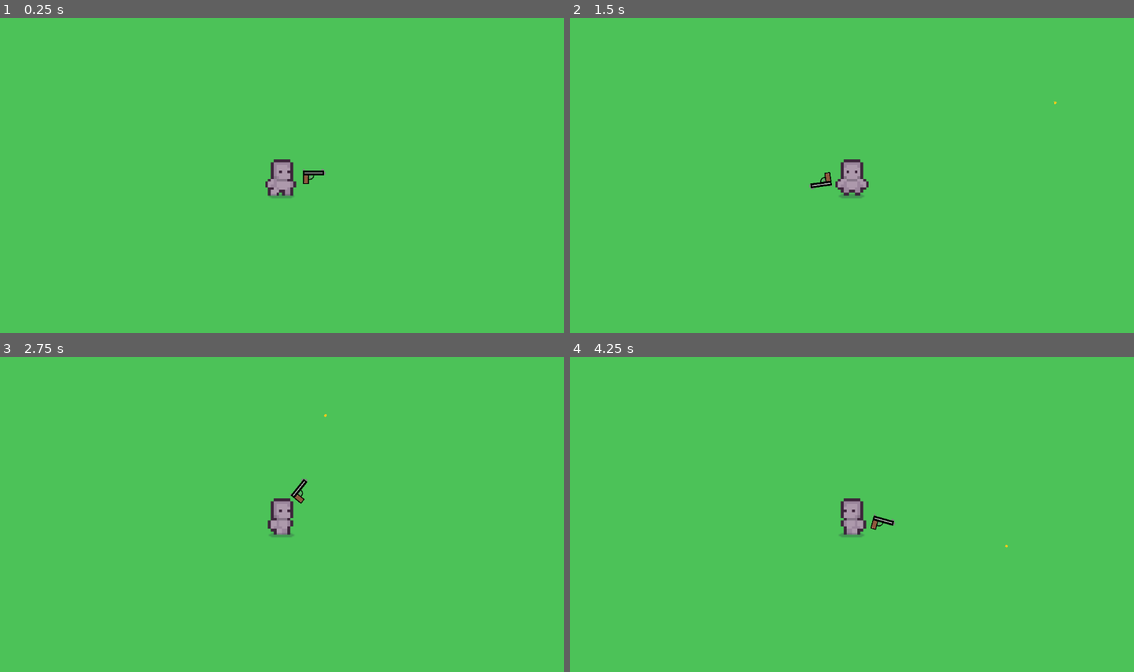
Above: before the commit, frames 1-4 (two rows, left to right).
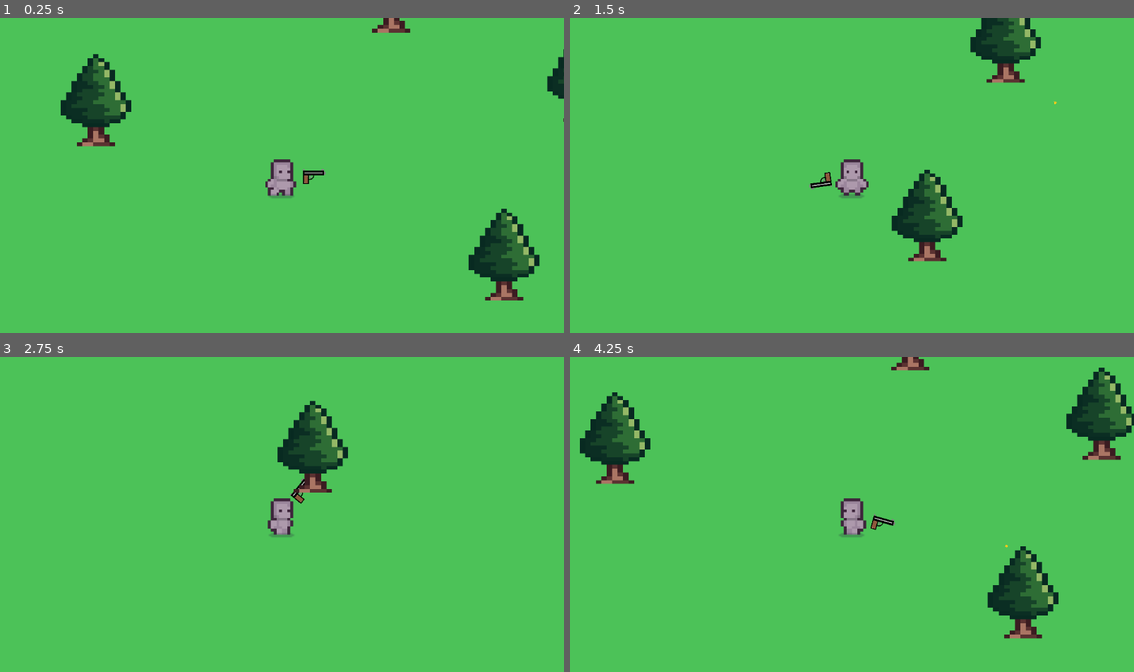
Above: after the commit, the same moments.

Repository: bryan-gagne-plante/BulletBallet
Game: Godot game, scene res://gameplay_scene.tscn
Same seed, same stepped clock (60 frames per second), same inputs: the game is played once before the commit and once after it.
Inputs (mouse positions are in pixels of both pictures, inside the frame that each line leads up to):
- Up to frame 1 (0.25 s): no input
- Up to frame 2 (1.5 s): tap Enter at 0.5 s; move the mouse to (976, 159) at 0.52 s; press the mouse at (976, 159) at 0.53 s; hold D (move_right) 0.53-1.28 s; move the mouse to (739, 191) at 1.27 s; release the mouse at (739, 191) at 1.28 s; hold S (move_down) from 1.28 s (still down); click (739, 191) at 1.35 s
- Up to frame 3 (2.75 s): move the mouse to (338, 445) at 2.02 s; release S (move_down) at 2.03 s; press the mouse at (338, 445) at 2.03 s; hold D (move_right) from 2.03 s (still down)
- Up to frame 4 (4.25 s): tap Space at 2.75 s; move the mouse to (823, 577) at 2.77 s; release D (move_right) at 2.78 s; release the mouse at (823, 577) at 2.78 s; hold W (move_up) 2.78-3.53 s; click (823, 577) at 2.85 s; move the mouse to (1021, 561) at 3.52 s; press the mouse at (1021, 561) at 3.53 s; hold A (move_left) from 3.53 s (still down)

The runs differ from the first frame. In frame 1, 4.8% of the frame differs, in the area x 10-100%, y 0-90%; in frame 2, 3.9%; in frame 3, 2.1%; in frame 4, 6.6%, in the area x 1-100%, y 0-90%.

Commit message:
Ajout generateur d'arbres

Diff:
--- /dev/null
+++ b/gameplay_scene.gd
@@ -0,0 +1,60 @@
+extends Node2D
+
+@export var number_of_trees = 50
+var tree = preload("res://tree.tscn")
+var tree_positions = PackedVector2Array()
+
+@export var grid_width = 4000
+@export var grid_height = 4000
+
+@export var min_distance_between_trees = 250
+
+var player
+
+var generated_grids = []
+
+func _ready():
+	player = get_node("CharacterBody2D")
+	generate_grid(Vector2(0, 0))
+
+func _process(delta):
+	if player:
+		var player_position = player.global_position
+		var current_grid = Vector2(floor(player_position.x / grid_width), floor(player_position.y / grid_height))
+		for offset in [Vector2(-1, 0), Vector2(1, 0), Vector2(0, -1), Vector2(0, 1)]:
+			var grid_to_check = current_grid + offset
+			if not is_grid_generated(grid_to_check):
+				generate_grid(grid_to_check)
+
+func generate_grid(grid_position):
+	generated_grids.append(grid_position)
+	var base_position = Vector2(grid_position.x * grid_width, grid_position.y * grid_height)
+
+	for i in range(number_of_trees):
+		var valid_position = false
+		var random_position = Vector2()
+
+		while not valid_position:
+			random_position = Vector2(randf() * grid_width, randf() * grid_height) + base_position
+			if is_position_valid(random_position):
+				valid_position = true
+
+		spawn_tree(random_position)
+
+func spawn_tree(pos):
+	var instance = tree.instantiate()
+	instance.position = pos
+	add_child(instance)
+	tree_positions.append(pos)
+
+func is_position_valid(pos):
+	for i in range(tree_positions.size()):
+		if pos.distance_to(tree_positions[i]) < min_distance_between_trees:
+			return false
+	return true
+
+func is_grid_generated(grid_position):
+	return grid_position in generated_grids
+
+func _init():
+	randomize()
--- a/gameplay_scene.tscn
+++ b/gameplay_scene.tscn
@@ -1,9 +1,11 @@
-[gd_scene load_steps=3 format=3 uid="uid://d274hivgs4bsi"]
+[gd_scene load_steps=4 format=3 uid="uid://d274hivgs4bsi"]
 
+[ext_resource type="Script" path="res://gameplay_scene.gd" id="1_fp2y5"]
 [ext_resource type="PackedScene" uid="uid://4x6g8x42gxwp" path="res://player.tscn" id="1_www40"]
 [ext_resource type="PackedScene" uid="uid://juebimp2kbf1" path="res://guns/pistol/pistol.tscn" id="2_5gqon"]
 
 [node name="Game" type="Node2D"]
+script = ExtResource("1_fp2y5")
 
 [node name="CanvasLayer" type="CanvasLayer" parent="."]
 layer = -30
--- /dev/null
+++ b/tree.tscn
@@ -0,0 +1,22 @@
+[gd_scene load_steps=3 format=3 uid="uid://bmtwx85fbx068"]
+
+[ext_resource type="Texture2D" uid="uid://djjmf3x7isva2" path="res://Assets/Trees/16x32 trees.png" id="1_7p5os"]
+
+[sub_resource type="CircleShape2D" id="CircleShape2D_xhtgr"]
+radius = 43.0116
+
+[node name="StaticBody2D" type="StaticBody2D"]
+texture_filter = 1
+
+[node name="CollisionShape2D" type="CollisionShape2D" parent="."]
+position = Vector2(0, -4)
+shape = SubResource("CircleShape2D_xhtgr")
+
+[node name="Sprite2D" type="Sprite2D" parent="."]
+texture_filter = 1
+position = Vector2(-5, -123)
+scale = Vector2(11.1094, 7.8125)
+texture = ExtResource("1_7p5os")
+hframes = 4
+vframes = 2
+frame = 2
Binary file added: Assets/Trees/16x32 trees.png
Not shown, added: Assets/Trees/16x32 trees.png.import
Binary file added: Assets/Trees/48x48 trees.png
Not shown, added: Assets/Trees/48x48 trees.png.import
